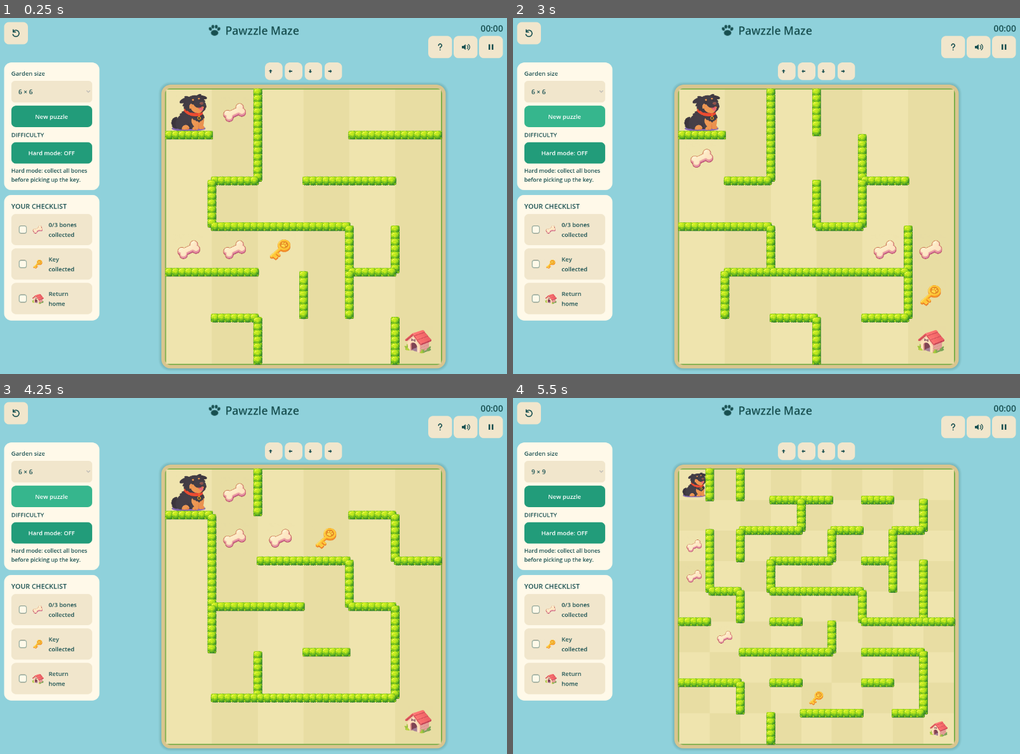
Above: before the commit, frames 1-4 (two rows, left to right).
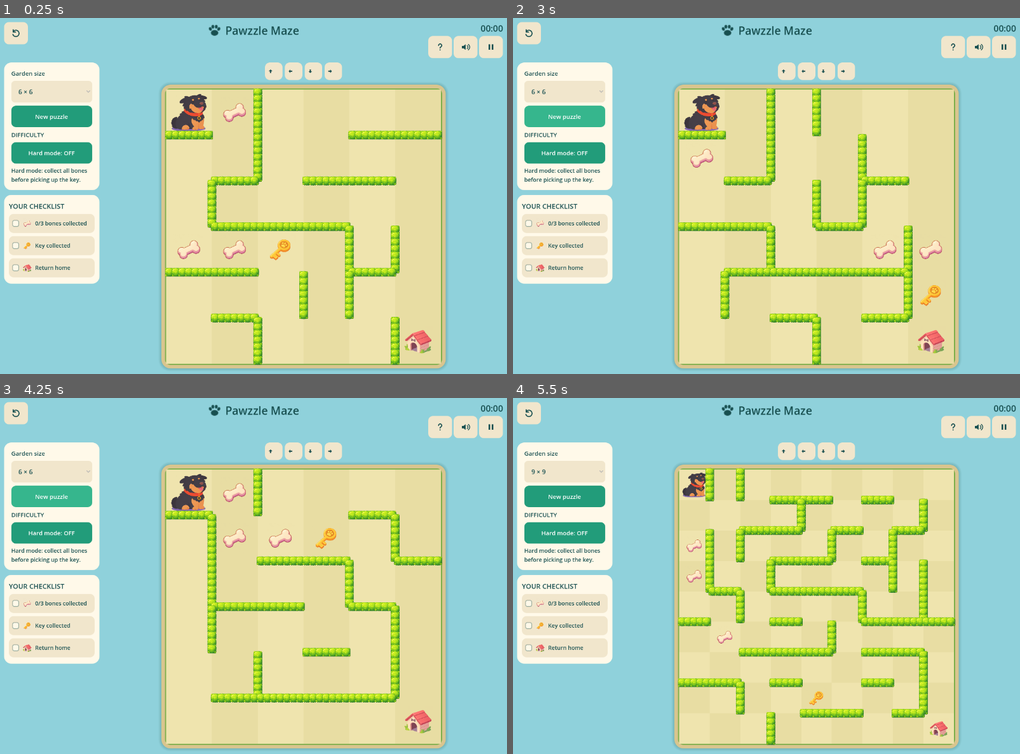
Above: after the commit, the same moments.

Repository: timothylee58/Pawzzle-Maze
Game: Godot game, scene res://garden/main.tscn
Two runs of this game, one before a commit and one after it. Both use one fixed random seed, a clock stepped at 60 frames per second and the inputs below. Sound files missing from this copy of the repository are replaced by a short silence.
Inputs (mouse positions are in pixels of both pictures, inside the frame that each line leads up to):
- Up to frame 1 (0.25 s): no input
- Up to frame 2 (3 s): click (528, 32) at 0.5 s; click (528, 32) at 1.25 s; click (528, 32) at 2 s; click "New puzzle" at 2.75 s
- Up to frame 3 (4.25 s): click "New puzzle" at 3.5 s
- Up to frame 4 (5.5 s): click "6 × 6" at 4.25 s; click "Hard mode: OFF" at 5 s

The runs differ from the first frame. In frame 1, 3.0% of the frame differs, in the area x 0-20%, y 52-86%; in frame 2, 3.0%; in frame 3, 3.0%; in frame 4, 3.0%.

Commit message:
Tighten mobile checklist and align garden below arrows

Diff:
--- a/games/godot/garden/board.gd
+++ b/games/godot/garden/board.gd
@@ -164,6 +164,6 @@
 func _update_geometry() -> void:
 	if level.is_empty(): return
 	var side := maxf(1, minf(size.x, size.y) - 28)
-	board_rect = Rect2((size - Vector2.ONE * side) / 2, Vector2.ONE * side)
+	board_rect = Rect2(Vector2((size.x - side) / 2, 14), Vector2.ONE * side)
 	cell_size = side / level.size
 	queue_redraw()
--- a/games/godot/garden/main.gd
+++ b/games/godot/garden/main.gd
@@ -219,6 +219,10 @@
 	board.cell_pressed.connect(step)
 	play_panel.add_child(board)
 	objectives_panel = panel()
+	var checklist_style := style("#fff9e9")
+	checklist_style.content_margin_left = 12
+	checklist_style.content_margin_right = 12
+	objectives_panel.add_theme_stylebox_override("panel", checklist_style)
 	objectives_panel.custom_minimum_size.x = 0
 	objectives_panel.size_flags_vertical = Control.SIZE_SHRINK_BEGIN
 	sidebar.add_child(objectives_panel)
@@ -246,26 +250,26 @@
 	unchecked_icon = _svg_icon('<rect x="2" y="2" width="20" height="20" rx="5" fill="#fff9e9" stroke="#8ca89c" stroke-width="2"/>')
 	for entry in [["bone", "0/3 bones collected"], ["key", "Key collected"], ["dog_house", "Return home"]]:
 		var row := PanelContainer.new()
-		row.add_theme_stylebox_override("panel", style("#f1e6cc", 12))
+		row.add_theme_stylebox_override("panel", _objective_style(false))
 		objectives.add_child(row)
 		objective_rows.append(row)
 		var items := HBoxContainer.new()
-		items.add_theme_constant_override("separation", 8)
+		items.add_theme_constant_override("separation", 6)
 		row.add_child(items)
 		var check := TextureRect.new()
 		check.texture = unchecked_icon
-		check.custom_minimum_size = Vector2(22, 22)
+		check.custom_minimum_size = Vector2(18, 18)
 		check.expand_mode = TextureRect.EXPAND_IGNORE_SIZE
 		check.stretch_mode = TextureRect.STRETCH_KEEP_ASPECT_CENTERED
 		items.add_child(check)
 		objective_checks.append(check)
 		var sprite := TextureRect.new()
 		sprite.texture = load("res://Sprites/textures/" + entry[0] + ".png")
-		sprite.custom_minimum_size = Vector2(38, 38)
+		sprite.custom_minimum_size = Vector2(28, 28)
 		sprite.expand_mode = TextureRect.EXPAND_IGNORE_SIZE
 		sprite.stretch_mode = TextureRect.STRETCH_KEEP_ASPECT_CENTERED
 		items.add_child(sprite)
-		var caption := label(entry[1], 15)
+		var caption := label(entry[1], 14)
 		caption.size_flags_horizontal = Control.SIZE_EXPAND_FILL
 		items.add_child(caption)
 		objective_labels.append(caption)
@@ -443,7 +447,7 @@
 	for i in 3:
 		var complete: bool = bones == 3 if i == 0 else bool(state.key) if i == 1 else rules.won(level, state)
 		objective_checks[i].texture = checked_icon if complete else unchecked_icon
-		objective_rows[i].add_theme_stylebox_override("panel", style("#dcefdc" if complete else "#f1e6cc", 12))
+		objective_rows[i].add_theme_stylebox_override("panel", _objective_style(complete))
 		objective_rows[i].tooltip_text = "Completed" if complete else "Still to collect" if i < 2 else "Collect the bones and key, then reach home"
 	board.show_board(level, state, history, -1)
 
@@ -515,3 +519,12 @@
 		"muted": '<path d="M3 9h4l5-4v14l-5-4H3z" fill="#174f50"/><path d="m16 9 6 6m0-6-6 6" stroke="#174f50" stroke-width="2" stroke-linecap="round"/>'
 	}
 	return _svg_icon(paths[kind])
+
+
+func _objective_style(complete: bool) -> StyleBoxFlat:
+	var box := style("#dcefdc" if complete else "#f1e6cc", 12)
+	box.content_margin_left = 8
+	box.content_margin_right = 8
+	box.content_margin_top = 10
+	box.content_margin_bottom = 10
+	return box
Not shown, changed: releases/pawzzle-mochas-garden-gamepix.zip
